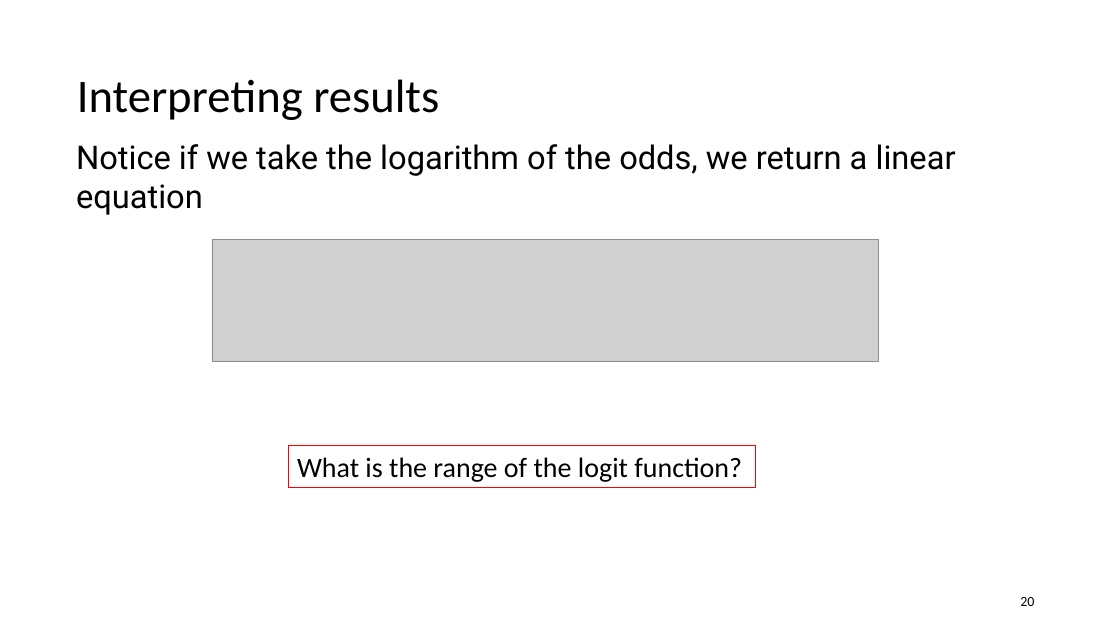
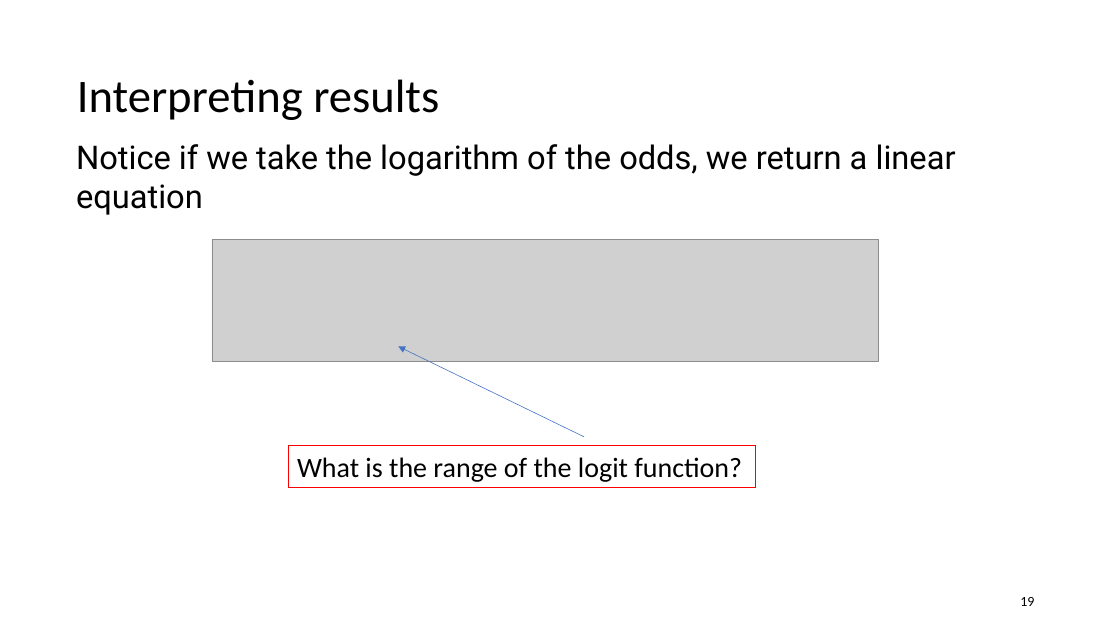
Before and after one commit to jayurbain/DataScienceIntro, a slide deck: slide 19 of slides/09_logistic_regression_classification.pptx (slide 20 before the commit). Drawn at 1120x630 pixels with LibreOffice and Linux fonts; fonts in the diff are those of the drawing; grey boxes stand for pictures. Boxes give left, top, right and bottom in pixels: in the first picture for what was removed or moved away, otherwise in the second. Text is boxed around its words. In the diff, an @@ line names an element or a change of style, - is before the commit and + after.

```diff
--- a/slides/09_logistic_regression_classification.pptx
+++ b/slides/09_logistic_regression_classification.pptx
@@ arrow added from (584, 437) to (398, 346), #4472C4 0.5 pt @@
@@ page number at [1020,597,1034,606]: text changed @@
-20
+19
```
Also in this commit, not shown: 2 other slides changed, 1 slide removed, 1 other file.
